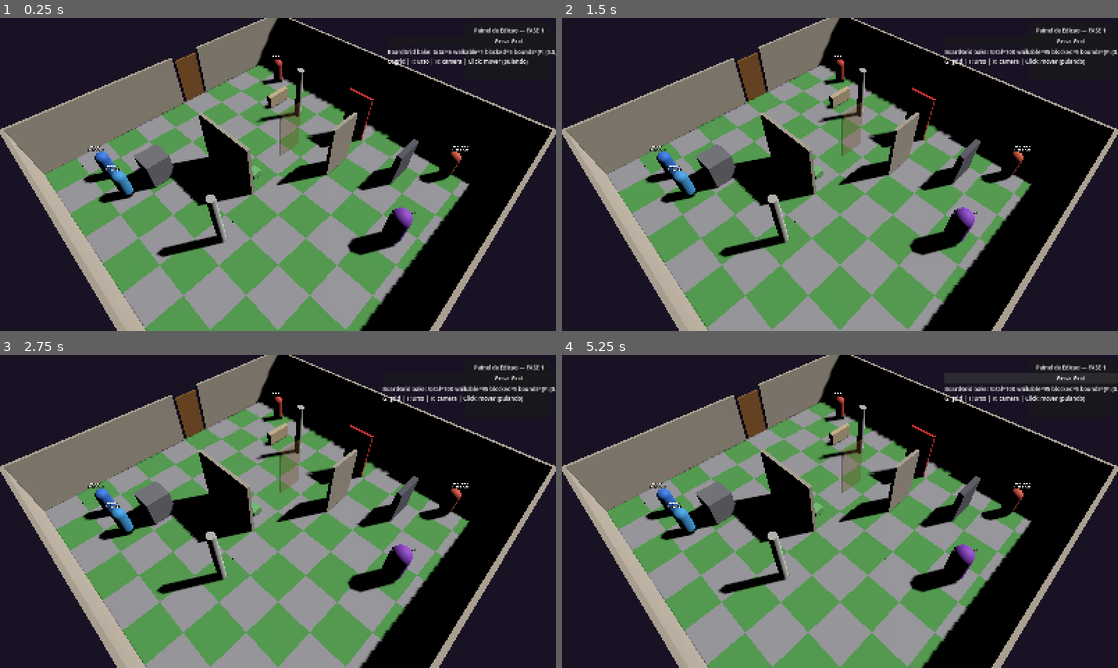
Above: before the commit, frames 1-4 (two rows, left to right).
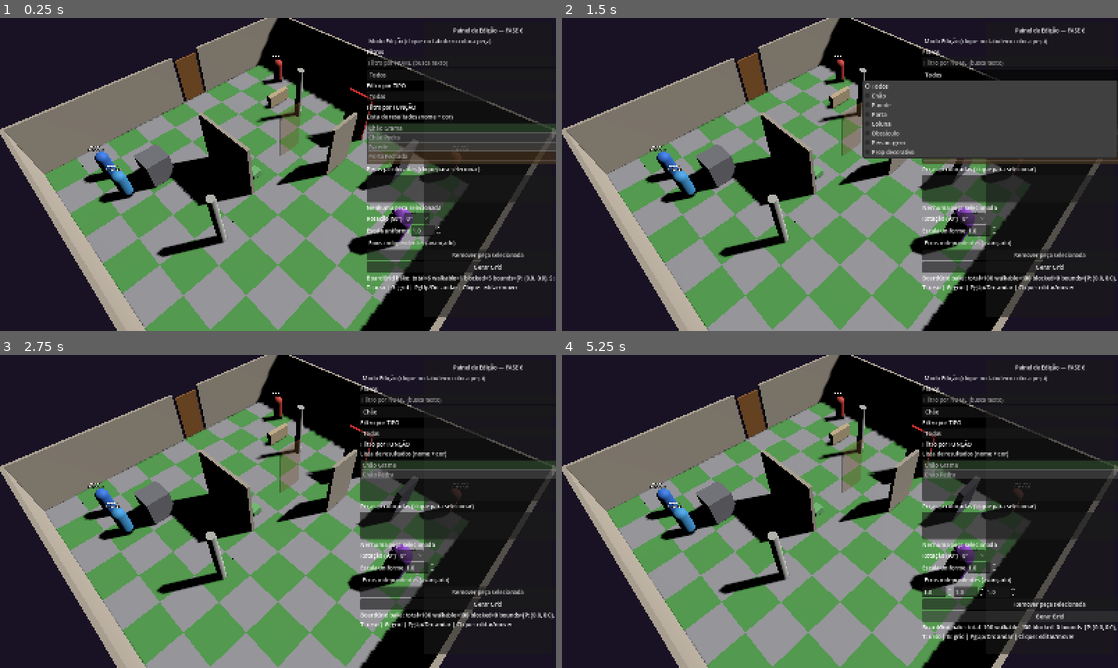
Above: after the commit, the same moments.

Repository: FalconiRod/Little-Sword
Game: Godot game, scene res://src/scenes/main.tscn
Two runs of this game, one before a commit and one after it. Both use one fixed random seed, a clock stepped at 60 frames per second and the inputs below.
Inputs (mouse positions are in pixels of both pictures, inside the frame that each line leads up to):
- Up to frame 1 (0.25 s): no input
- Up to frame 2 (1.5 s): click "Gerar Grid" at 0.5 s; click (1051, 74) at 1.25 s, where only the run after the commit has a clickable "Todos"
- Up to frame 3 (2.75 s): click (489, 433) at 2 s, where only the run after the commit has a clickable "Todas"
- Up to frame 4 (5.25 s): click (1051, 411) at 2.75 s, where only the run after the commit has a clickable "Chão"; click (1051, 580) at 3.5 s, where only the run after the commit has a clickable "Eixos independentes (avançado)"; click (1051, 605) at 4.25 s, where only the run after the commit has a clickable "Remover peça selecionada"; click "Gerar Grid" at 5 s

The runs differ from the first frame. In frame 1, 10% of the frame differs, in the area x 66-100%, y 2-96%; in frame 2, 18%, in the area x 54-100%, y 2-96%; in frame 3, 9.3%; in frame 4, 10%.

Commit message:
FASE 6 — Editor reestruturado: filtros NOME/TIPO/FUNCAO + listas com cor + reselecionavel + transform 90°/escala uniforme+AV + Personagem categoria + modo edicao toggle + Gerar Grid

Diff:
--- a/src/editor/map_editor.gd
+++ b/src/editor/map_editor.gd
@@ -1,69 +1,504 @@
 extends Control
 class_name MapEditor
+## Fase 6 — Editor reestruturado (Seção 7)
 
 signal grid_generated
 
-@onready var _btn_generate: Button = $Panel/VBox/BtnGenerate
-@onready var _label_stats: Label = $Panel/VBox/LabelStats
-
 var _board: Node = null
 
+# — UI refs (criados em _build_ui)
+var _edit_name: LineEdit
+var _opt_type: OptionButton
+var _opt_func: OptionButton
+var _list_results: ItemList
+var _list_placed: ItemList
+var _lbl_selected: Label
+var _opt_rot: OptionButton
+var _spin_scale: SpinBox
+var _chk_adv: CheckButton
+var _spin_sx: SpinBox
+var _spin_sy: SpinBox
+var _spin_sz: SpinBox
+var _btn_generate: Button
+var _btn_remove: Button
+var _label_stats: Label
+var _chk_edit_mode: CheckButton
+
+# — dados
+var _catalog: Array = []
+var _filtered: Array = []
+var _placed: Array = [] # Array[Dictionary {node:Node, entry:Dictionary, cell:Vector3i, rot:int, scale:Vector3}]
+var _selected_catalog: int = -1
+var _selected_placed: int = -1
+
+const TYPES: Array[String] = ["Todos", "Chão", "Parede", "Porta", "Coluna", "Obstáculo", "Personagem", "Prop decorativo"]
+const FUNCS: Array[String] = ["Todas", "Bloqueia movimento", "Bloqueia visão", "Elevação", "Decorativo", "Spawn de personagem"]
+
 func _ready() -> void:
-	print("[MapEditor] pronto btn=", _btn_generate, " label=", _label_stats)
-	if _btn_generate:
-		_btn_generate.pressed.connect(_on_generate_pressed)
-	# tenta achar board automaticamente se Main nao bindou
+	_build_catalog()
+	_build_ui()
+	_apply_filters()
+	_refresh_placed_list()
+	# tenta achar board
 	if _board == null:
 		await get_tree().process_frame
 		_board = _find_board()
-		print("[MapEditor] board auto-find=", _board)
 	_update_stats()
 
 func _find_board() -> Node:
 	var b: Node = get_tree().get_first_node_in_group("board") as Node
-	if b:
-		return b
+	if b: return b
 	if get_tree().current_scene:
-		var found: Node = get_tree().current_scene.find_child("Board", true, false) as Node
-		if found:
-			return found
+		return get_tree().current_scene.find_child("Board", true, false) as Node
 	return null
 
 func bind_board(board: Node) -> void:
 	_board = board
-	print("[MapEditor] bind_board=", _board)
 	_update_stats()
-
-func _on_generate_pressed() -> void:
-	print("[MapEditor] Gerar Grid clicado board=", _board)
+	_refresh_placed_list()
+
+func _build_catalog() -> void:
+	_catalog.clear()
+	# — Chão
+	_catalog.append({"name":"Chão Grama","type":"Chão","funcs":["Decorativo"],"color":Color(0.32,0.62,0.30),"scene":"res://src/board/floor_piece.tscn","res":"grass"})
+	_catalog.append({"name":"Chão Pedra","type":"Chão","funcs":["Decorativo"],"color":Color(0.60,0.60,0.62),"scene":"res://src/board/floor_piece.tscn","res":"stone"})
+	# — Parede
+	_catalog.append({"name":"Parede","type":"Parede","funcs":["Bloqueia movimento","Bloqueia visão"],"color":Color(0.68,0.64,0.58),"scene":"res://src/board/wall_piece.tscn"})
+	# — Portas
+	_catalog.append({"name":"Porta Fechada","type":"Porta","funcs":["Bloqueia movimento","Bloqueia visão"],"color":Color(0.55,0.35,0.15),"scene":"res://src/board/door_piece.tscn","state":0})
+	_catalog.append({"name":"Porta Aberta","type":"Porta","funcs":["Decorativo"],"color":Color(0.62,0.42,0.20),"scene":"res://src/board/door_piece.tscn","state":1})
+	_catalog.append({"name":"Porta Trancada","type":"Porta","funcs":["Bloqueia movimento","Bloqueia visão"],"color":Color(0.85,0.15,0.15),"scene":"res://src/board/door_piece.tscn","state":2})
+	# — Coluna
+	_catalog.append({"name":"Coluna","type":"Coluna","funcs":["Bloqueia movimento","Bloqueia visão"],"color":Color(0.72,0.72,0.70),"scene":"res://src/board/column_piece.tscn"})
+	# — Obstáculos (tabela)
+	_catalog.append({"name":"Decor Pequeno","type":"Obstáculo","funcs":["Decorativo"],"color":Color(0.45,0.75,0.45),"scene":"res://src/board/prop_obstacle.tscn","otype":0})
+	_catalog.append({"name":"Obstáculo Grande","type":"Obstáculo","funcs":["Bloqueia movimento","Bloqueia visão"],"color":Color(0.45,0.45,0.48),"scene":"res://src/board/prop_obstacle.tscn","otype":1})
+	_catalog.append({"name":"Mureta (meia +2 CA)","type":"Obstáculo","funcs":["Bloqueia movimento","Decorativo"],"color":Color(0.78,0.70,0.55),"scene":"res://src/board/prop_obstacle.tscn","otype":2})
+	_catalog.append({"name":"Muro (alto)","type":"Obstáculo","funcs":["Bloqueia movimento","Bloqueia visão"],"color":Color(0.35,0.35,0.40),"scene":"res://src/board/prop_obstacle.tscn","otype":3})
+	# — Personagens
+	_catalog.append({"name":"Cavaleiro","type":"Personagem","funcs":["Spawn de personagem","Bloqueia movimento"],"color":Color(0.20,0.45,0.85),"scene":"res://src/units/board_unit.tscn","char":"cavaleiro"})
+	_catalog.append({"name":"Maga Elara","type":"Personagem","funcs":["Spawn de personagem"],"color":Color(0.25,0.60,0.85),"scene":"res://src/units/board_unit.tscn","char":"maga"})
+	_catalog.append({"name":"Druida Rowan","type":"Personagem","funcs":["Spawn de personagem"],"color":Color(0.30,0.65,0.35),"scene":"res://src/units/board_unit.tscn","char":"druida"})
+	_catalog.append({"name":"Goblin Guerreiro","type":"Personagem","funcs":["Spawn de personagem","Bloqueia movimento"],"color":Color(0.80,0.25,0.22),"scene":"res://src/units/board_unit.tscn","char":"goblin_guerreiro"})
+	_catalog.append({"name":"Goblin Arqueiro","type":"Personagem","funcs":["Spawn de personagem"],"color":Color(0.85,0.35,0.25),"scene":"res://src/units/board_unit.tscn","char":"goblin_arqueiro"})
+	_catalog.append({"name":"Boss Ancestral","type":"Personagem","funcs":["Spawn de personagem","Bloqueia movimento","Bloqueia visão"],"color":Color(0.55,0.25,0.78),"scene":"res://src/units/board_unit.tscn","char":"boss"})
+
+func _build_ui() -> void:
+	var panel: Panel = get_node_or_null("Panel") as Panel
+	if panel == null:
+		panel = Panel.new()
+		panel.name = "Panel"
+		add_child(panel)
+		panel.set_anchors_preset(Control.PRESET_FULL_RECT)
+	var vbox: VBoxContainer = panel.get_node_or_null("VBox") as VBoxContainer
+	if vbox == null:
+		# limpa filhos antigos
+		for c: Node in panel.get_children():
+			c.queue_free()
+		vbox = VBoxContainer.new()
+		vbox.name = "VBox"
+		panel.add_child(vbox)
+		vbox.set_anchors_preset(Control.PRESET_FULL_RECT)
+		vbox.offset_left = 12
+		vbox.offset_top = 12
+		vbox.offset_right = -12
+		vbox.offset_bottom = -12
+	else:
+		for c: Node in vbox.get_children():
+			c.queue_free()
+	# — Título
+	var title: Label = Label.new()
+	title.text = "Painel de Edição — FASE 6"
+	title.horizontal_alignment = HORIZONTAL_ALIGNMENT_CENTER
+	vbox.add_child(title)
+	# — Modo edição toggle
+	_chk_edit_mode = CheckButton.new()
+	_chk_edit_mode.text = "Modo Edição (clique no tabuleiro coloca peça)"
+	_chk_edit_mode.button_pressed = false
+	vbox.add_child(_chk_edit_mode)
+	# — Filtros
+	var lbl_f: Label = Label.new()
+	lbl_f.text = "Filtros"
+	vbox.add_child(lbl_f)
+	_edit_name = LineEdit.new()
+	_edit_name.placeholder_text = "Filtro por NOME (busca texto)"
+	_edit_name.text_submitted.connect(func(_t: String) -> void: _apply_filters())
+	_edit_name.text_changed.connect(func(_t: String) -> void: _apply_filters())
+	vbox.add_child(_edit_name)
+	_opt_type = OptionButton.new()
+	for t: String in TYPES:
+		_opt_type.add_item(t)
+	_opt_type.selected = 0
+	_opt_type.item_selected.connect(func(_i: int) -> void: _apply_filters())
+	vbox.add_child(_opt_type)
+	var lbl_type: Label = Label.new()
+	lbl_type.text = "Filtro por TIPO"
+	vbox.add_child(lbl_type)
+	# move opt_type after label? já adicionado
+	_opt_func = OptionButton.new()
+	for f: String in FUNCS:
+		_opt_func.add_item(f)
+	_opt_func.selected = 0
+	_opt_func.item_selected.connect(func(_i: int) -> void: _apply_filters())
+	vbox.add_child(_opt_func)
+	var lbl_func: Label = Label.new()
+	lbl_func.text = "Filtro por FUNÇÃO"
+	vbox.add_child(lbl_func)
+	# — Lista resultados
+	var lbl_res: Label = Label.new()
+	lbl_res.text = "Lista de resultados (nome + cor)"
+	vbox.add_child(lbl_res)
+	_list_results = ItemList.new()
+	_list_results.custom_minimum_size = Vector2(0, 120)
+	_list_results.item_selected.connect(_on_result_selected)
+	vbox.add_child(_list_results)
+	# — Peças já colocadas
+	var lbl_placed: Label = Label.new()
+	lbl_placed.text = "Peças já colocadas (clique para selecionar)"
+	vbox.add_child(lbl_placed)
+	_list_placed = ItemList.new()
+	_list_placed.custom_minimum_size = Vector2(0, 80)
+	_list_placed.item_selected.connect(_on_placed_selected)
+	vbox.add_child(_list_placed)
+	# — Transformação
+	_lbl_selected = Label.new()
+	_lbl_selected.text = "Nenhuma peça selecionada"
+	vbox.add_child(_lbl_selected)
+	var h_rot: HBoxContainer = HBoxContainer.new()
+	var lbl_rot: Label = Label.new()
+	lbl_rot.text = "Rotação (90°)"
+	h_rot.add_child(lbl_rot)
+	_opt_rot = OptionButton.new()
+	_opt_rot.add_item("0°")
+	_opt_rot.add_item("90°")
+	_opt_rot.add_item("180°")
+	_opt_rot.add_item("270°")
+	_opt_rot.item_selected.connect(_on_rot_changed)
+	h_rot.add_child(_opt_rot)
+	vbox.add_child(h_rot)
+	var h_scale: HBoxContainer = HBoxContainer.new()
+	var lbl_sc: Label = Label.new()
+	lbl_sc.text = "Escala uniforme"
+	h_scale.add_child(lbl_sc)
+	_spin_scale = SpinBox.new()
+	_spin_scale.min_value = 0.5
+	_spin_scale.max_value = 2.0
+	_spin_scale.step = 0.1
+	_spin_scale.value = 1.0
+	_spin_scale.value_changed.connect(_on_scale_uniform_changed)
+	h_scale.add_child(_spin_scale)
+	vbox.add_child(h_scale)
+	_chk_adv = CheckButton.new()
+	_chk_adv.text = "Eixos independentes (avançado)"
+	_chk_adv.toggled.connect(_on_adv_toggled)
+	vbox.add_child(_chk_adv)
+	var h_xyz: HBoxContainer = HBoxContainer.new()
+	h_xyz.name = "HXYZ"
+	_spin_sx = SpinBox.new()
+	_spin_sx.min_value = 0.5; _spin_sx.max_value = 2.0; _spin_sx.step = 0.1; _spin_sx.value = 1.0
+	_spin_sx.value_changed.connect(_on_scale_xyz_changed)
+	h_xyz.add_child(_spin_sx)
+	_spin_sy = SpinBox.new()
+	_spin_sy.min_value = 0.5; _spin_sy.max_value = 2.0; _spin_sy.step = 0.1; _spin_sy.value = 1.0
+	_spin_sy.value_changed.connect(_on_scale_xyz_changed)
+	h_xyz.add_child(_spin_sy)
+	_spin_sz = SpinBox.new()
+	_spin_sz.min_value = 0.5; _spin_sz.max_value = 2.0; _spin_sz.step = 0.1; _spin_sz.value = 1.0
+	_spin_sz.value_changed.connect(_on_scale_xyz_changed)
+	h_xyz.add_child(_spin_sz)
+	h_xyz.visible = false
+	vbox.add_child(h_xyz)
+	_btn_remove = Button.new()
+	_btn_remove.text = "Remover peça selecionada"
+	_btn_remove.pressed.connect(_on_remove)
+	vbox.add_child(_btn_remove)
+	# — Gerar Grid
+	_btn_generate = Button.new()
+	_btn_generate.text = "Gerar Grid"
+	_btn_generate.pressed.connect(_on_generate_pressed)
+	vbox.add_child(_btn_generate)
+	_label_stats = Label.new()
+	_label_stats.text = "BoardGrid: aguardando bake..."
+	vbox.add_child(_label_stats)
+	var hint: Label = Label.new()
+	hint.text = "T: urso | G: grid | PgUp/Dn: andar | Clique: editar/mover"
+	vbox.add_child(hint)
+
+func _apply_filters() -> void:
+	if _list_results == null:
+		return
+	_filtered.clear()
+	var name_f: String = _edit_name.text.strip_edges().to_lower() if _edit_name else ""
+	var type_f: String = TYPES[_opt_type.selected] if _opt_type else "Todos"
+	var func_f: String = FUNCS[_opt_func.selected] if _opt_func else "Todas"
+	for e: Dictionary in _catalog:
+		if name_f != "" and not String(e["name"]).to_lower().contains(name_f):
+			continue
+		if type_f != "Todos" and String(e["type"]) != type_f:
+			continue
+		if func_f != "Todas" and not (func_f in (e["funcs"] as Array)):
+			continue
+		_filtered.append(e)
+	_refresh_results_list()
+
+func _refresh_results_list() -> void:
+	if _list_results == null:
+		return
+	_list_results.clear()
+	for e: Dictionary in _filtered:
+		var idx: int = _list_results.add_item(String(e["name"]))
+		var col: Color = e["color"] as Color
+		_list_results.set_item_custom_bg_color(idx, Color(col.r, col.g, col.b, 0.25))
+		_list_results.set_item_tooltip(idx, "%s | %s | %s" % [e["name"], e["type"], ", ".join(e["funcs"])])
+
+func _refresh_placed_list() -> void:
+	if _list_placed == null:
+		return
+	_list_placed.clear()
+	for i: int in range(_placed.size()):
+		var p: Dictionary = _placed[i] as Dictionary
+		var e: Dictionary = p["entry"] as Dictionary
+		var cell: Vector3i = p["cell"] as Vector3i
+		var txt: String = "%d: %s @ %s" % [i, e["name"], str(cell)]
+		var idx: int = _list_placed.add_item(txt)
+		var col: Color = e["color"] as Color
+		_list_placed.set_item_custom_bg_color(idx, Color(col.r, col.g, col.b, 0.30))
+
+func _on_result_selected(idx: int) -> void:
+	_selected_catalog = idx
+	_selected_placed = -1
+	if _list_placed:
+		_list_placed.deselect_all()
+	var e: Dictionary = _filtered[idx] as Dictionary
+	_lbl_selected.text = "Catálogo: %s (clique no tabuleiro para colocar)" % e["name"]
+	# carrega transform padrão
+	_opt_rot.selected = 0
+	_spin_scale.value = 1.0
+	_spin_sx.value = 1.0; _spin_sy.value = 1.0; _spin_sz.value = 1.0
+
+func _on_placed_selected(idx: int) -> void:
+	_selected_placed = idx
+	_selected_catalog = -1
+	if _list_results:
+		_list_results.deselect_all()
+	var p: Dictionary = _placed[idx] as Dictionary
+	var e: Dictionary = p["entry"] as Dictionary
+	var node: Node = p["node"] as Node
+	_lbl_selected.text = "Selecionada: %s @ %s" % [e["name"], str(p["cell"])]
+	# carrega valores atuais da peça (não reseta)
+	var rot_steps: int = int(p.get("rot", 0))
+	_opt_rot.selected = rot_steps
+	var sc: Vector3 = p.get("scale", Vector3.ONE) as Vector3
+	if is_equal_approx(sc.x, sc.y) and is_equal_approx(sc.y, sc.z):
+		_spin_scale.value = sc.x
+	else:
+		_chk_adv.button_pressed = true
+		_spin_sx.value = sc.x; _spin_sy.value = sc.y; _spin_sz.value = sc.z
+	# destaca no tabuleiro (modula)
+	_highlight_placed(node)
+
+func _highlight_placed(node: Node) -> void:
+	for p: Dictionary in _placed:
+		var n: Node = p["node"] as Node
+		if n and n.has_node("MeshInstance3D"):
+			var mi: MeshInstance3D = n.get_node("MeshInstance3D") as MeshInstance3D
+			if mi and mi.mesh and mi.mesh.surface_get_material(0):
+				var mat: StandardMaterial3D = mi.mesh.surface_get_material(0) as StandardMaterial3D
+				if n == node:
+					mat.emission_enabled = true
+					mat.emission = Color(1, 0.9, 0.3)
+					mat.emission_energy_multiplier = 0.6
+				else:
+					mat.emission_enabled = false
+
+func _on_rot_changed(idx: int) -> void:
+	if _selected_placed == -1:
+		return
+	var p: Dictionary = _placed[_selected_placed] as Dictionary
+	p["rot"] = idx
+	var node: Node = p["node"] as Node
+	if node:
+		node.rotation.y = deg_to_rad(float(idx * 90))
+		# para parede/porta, muda edge_dir
+		if node.has_method("configure") or node.get("edge_dir") != null:
+			var dirs: Array[String] = ["north","east","south","west"]
+			var d: String = dirs[idx % 4]
+			node.set("edge_dir", d)
+			# re-aplica posição
+			if node.has_method("_place_at_edge"):
+				node.call("_place_at_edge")
+
+func _on_scale_uniform_changed(val: float) -> void:
+	if _chk_adv and _chk_adv.button_pressed:
+		return
+	if _selected_placed == -1:
+		return
+	var p: Dictionary = _placed[_selected_placed] as Dictionary
+	p["scale"] = Vector3(val, val, val)
+	var node: Node = p["node"] as Node
+	if node:
+		node.scale = Vector3(val, val, val)
+		# protege orgânicas: escala uniforme evita distorção
+
+func _on_adv_toggled(pressed: bool) -> void:
+	var hxyz: Control = get_node_or_null("Panel/VBox/HXYZ") as Control
+	if hxyz:
+		hxyz.visible = pressed
+	if not pressed and _selected_placed != -1:
+		# volta para uniforme
+		var v: float = _spin_scale.value
+		_spin_sx.value = v; _spin_sy.value = v; _spin_sz.value = v
+		_on_scale_uniform_changed(v)
+
+func _on_scale_xyz_changed(_v: float) -> void:
+	if not _chk_adv.button_pressed or _selected_placed == -1:
+		return
+	var p: Dictionary = _placed[_selected_placed] as Dictionary
+	var sc: Vector3 = Vector3(_spin_sx.value, _spin_sy.value, _spin_sz.value)
+	p["scale"] = sc
+	var node: Node = p["node"] as Node
+	if node:
+		node.scale = sc
+
+func _on_remove() -> void:
+	if _selected_placed == -1:
+		return
+	var p: Dictionary = _placed[_selected_placed] as Dictionary
+	var node: Node = p["node"] as Node
+	if is_instance_valid(node):
+		node.queue_free()
+	_placed.remove_at(_selected_placed)
+	_selected_placed = -1
+	_lbl_selected.text = "Removida"
+	_refresh_placed_list()
+
+# — API para Main chamar ao clicar no tabuleiro
+func handle_board_click(cell: Vector3i) -> bool:
+	if _chk_edit_mode == null or not _chk_edit_mode.button_pressed:
+		return false
+	# se tem peça selecionada na lista de colocadas e clicou em outro lugar? Não move, só coloca nova ou seleciona
+	var existing: int = _find_placed_at(cell)
+	if existing != -1:
+		# seleciona existente (reselecionável)
+		_list_placed.select(existing)
+		_on_placed_selected(existing)
+		return true
+	if _selected_catalog == -1:
+		# tenta selecionar por clique direto
+		return false
+	# coloca nova peça do catálogo na célula clicada
+	var entry: Dictionary = _filtered[_selected_catalog] as Dictionary
+	_place_entry(entry, cell)
+	return true
+
+func _find_placed_at(cell: Vector3i) -> int:
+	for i: int in range(_placed.size()):
+		var p: Dictionary = _placed[i] as Dictionary
+		if p["cell"] == cell:
+			return i
+		# para paredes/portas checa edge_cell
+		var node: Node = p["node"] as Node
+		if node and node.get("edge_cell") != null and node.get("edge_cell") == cell:
+			return i
+	return -1
+
+func _place_entry(entry: Dictionary, cell: Vector3i) -> void:
 	if _board == null:
 		_board = _find_board()
-		print("[MapEditor] retry find board=", _board)
 	if _board == null:
-		push_warning("[MapEditor] Nenhum Board encontrado para Gerar Grid")
-		if _label_stats:
-			_label_stats.text = "ERRO: Board nao encontrado"
+		return
+	var scene_path: String = entry["scene"] as String
+	var scene: PackedScene = load(scene_path) as PackedScene
+	if scene == null:
+		push_error("Scene não encontrada: " + scene_path)
+		return
+	var node: Node = scene.instantiate()
+	# configura por tipo
+	match String(entry["type"]):
+		"Chão":
+			var th: Resource = null
+			if entry["res"] == "grass":
+				th = load("res://src/resources/floor_theme.gd").new()
+				th.set("albedo_color", Color(0.32,0.62,0.30))
+			else:
+				th = load("res://src/resources/floor_theme.gd").new()
+				th.set("albedo_color", Color(0.60,0.60,0.62))
+			node.set("theme", th)
+			node.set("cell", cell)
+		"Parede":
+			node.set("edge_cell", cell)
+			node.set("edge_dir", "north")
+		"Porta":
+			node.set("edge_cell", cell)
+			node.set("edge_dir", "north")
+			node.set("state", int(entry.get("state", 0)))
+		"Coluna":
+			node.set("cell", cell)
+		"Obstáculo":
+			var def: Resource = load("res://src/resources/prop_obstacle_definition.gd").new()
+			def.set("type", int(entry.get("otype", 1)))
+			node.set("definition", def)
+			node.set("cell", cell)
+		"Personagem":
+			var CD: GDScript = load("res://src/resources/character_definition.gd") as GDScript
+			var char_key: String = entry.get("char", "cavaleiro") as String
+			var def2: Resource = null
+			match char_key:
+				"cavaleiro": def2 = CD.call("create_cavaleiro") as Resource
+				"maga": def2 = CD.call("create_maga") as Resource
+				"druida": def2 = CD.call("create_druida") as Resource
+				"goblin_guerreiro": def2 = CD.call("create_goblin_guerreiro") as Resource
+				"goblin_arqueiro": def2 = CD.call("create_goblin_arqueiro") as Resource
+				"boss": def2 = CD.call("create_boss") as Resource
+				_: def2 = CD.call("create_cavaleiro") as Resource
+			node.set("definition", def2)
+			node.set("grid_pos", cell)
+		_:
+			node.set("cell", cell)
+	_board.add_child(node)
+	var rot_steps: int = _opt_rot.selected if _opt_rot else 0
+	node.rotation.y = deg_to_rad(float(rot_steps * 90))
+	var sc: float = _spin_scale.value if _spin_scale else 1.0
+	if _chk_adv and _chk_adv.button_pressed:
+		node.scale = Vector3(_spin_sx.value, _spin_sy.value, _spin_sz.value)
+	else:
+		node.scale = Vector3(sc, sc, sc)
+	_placed.append({"node": node, "entry": entry, "cell": cell, "rot": rot_steps, "scale": node.scale})
+	_refresh_placed_list()
+	# seleciona a recém colocada
+	_selected_placed = _placed.size() - 1
+	_list_placed.select(_selected_placed)
+	_on_placed_selected(_selected_placed)
+	print("[MapEditor] colocada ", entry["name"], " em ", cell)
+
+func _on_generate_pressed() -> void:
+	if _board == null:
+		_board = _find_board()
+	if _board == null:
+		push_warning("[MapEditor] Nenhum Board encontrado")
 		return
 	_btn_generate.disabled = true
 	_btn_generate.text = "Gerando..."
-	print("[MapEditor] chamando regenerate_and_bake")
-	await _board.call("regenerate_and_bake")
+	await _board.call("regenerate_and_bake") if _board.has_method("regenerate_and_bake") else null
+	# se editor tem peças, não regenera demo; faz bake manual
+	var bg: Node = get_node_or_null("/root/BoardGrid")
+	if bg and bg.has_method("bake_from_physics"):
+		var tile: float = float(bg.get("TILE")) if bg.get("TILE") != null else 2.0
+		var w: int = int(_board.get("width")) if _board.get("width") != null else 10
+		var h: int = int(_board.get("height")) if _board.get("height") != null else 10
+		var bounds: Rect2 = Rect2(0,0,float(w)*tile,float(h)*tile)
+		var floors: int = int(_board.get("floors_n")) if _board.get("floors_n") != null else 1
+		bg.call("bake_from_physics", _board, bounds, floors)
 	_btn_generate.disabled = false
 	_btn_generate.text = "Gerar Grid"
 	_update_stats()
 	grid_generated.emit()
-	print("[MapEditor] grid_generated emit")
 
 func _update_stats() -> void:
 	if _label_stats == null:
 		return
-	var bg: Node = null
-	if has_node("/root/BoardGrid"):
-		bg = get_node("/root/BoardGrid")
+	var bg: Node = get_node_or_null("/root/BoardGrid")
 	if bg and bg.has_method("bake_stats"):
-		var s: String = bg.call("bake_stats") as String
-		_label_stats.text = s
-		print("[MapEditor] stats=", s)
+		_label_stats.text = bg.call("bake_stats") as String
 	else:
 		_label_stats.text = "BoardGrid: aguardando bake..."
-		print("[MapEditor] aguardando bake, bg=", bg)
--- a/src/scenes/main.gd
+++ b/src/scenes/main.gd
@@ -256,7 +256,12 @@
 		return
 	var cell: Vector3i = cell_var as Vector3i
 	print("[Main] clique cell ", cell)
-	# se já movendo, ignora
+	# prioridade: editor em modo edição
+	if _editor and _editor.has_method("handle_board_click"):
+		var handled: bool = _editor.call("handle_board_click", cell) as bool
+		if handled:
+			print("[Main] editor consumiu clique ", cell)
+			return
 	if _selected_unit and _selected_unit.get_meta("is_moving") == true:
 		return
 	var unit_at: Node = _get_unit_at_cell(cell)
@@ -266,16 +271,13 @@
 		else:
 			print("[Main] nenhum unidade em ", cell)
 	else:
-		# já tem seleção
 		if unit_at == _selected_unit:
 			_clear_selection()
 			return
 		if unit_at != null:
-			# trocar seleção
 			_clear_selection()
 			_select_unit(unit_at)
 			return
-		# tenta mover para célula vazia
 		if _reachable.has("dist") and (_reachable["dist"] as Dictionary).has(cell):
 			_move_selected_to(cell)
 		else:
--- a/src/scenes/main.tscn
+++ b/src/scenes/main.tscn
@@ -43,10 +43,10 @@
 anchor_top = 0.0
 anchor_right = 1.0
 anchor_bottom = 0.0
-offset_left = -260.0
+offset_left = -380.0
 offset_top = 12.0
 offset_right = -12.0
-offset_bottom = 180.0
+offset_bottom = 860.0
 grow_horizontal = 0
 grow_vertical = 2
 script = ExtResource("3")
Binary file added: screenshots/debug_fase1_2499.png
Not shown, added: screenshots/debug_fase1_2499.png.import
Binary file added: screenshots/debug_fase1_2556.png
Not shown, added: screenshots/debug_fase1_2556.png.import
Not shown, added: screenshots/debug_fase1_2559.png.import
Binary file added: screenshots/debug_fase1_2560.png
Not shown, added: screenshots/debug_fase1_2560.png.import
Not shown, added: screenshots/debug_fase1_2564.png.import
Binary file added: screenshots/debug_fase1_2607.png
Not shown, added: src/board/stairs_piece.gd.uid
Not shown, added: src/resources/stairs_definition.gd.uid
